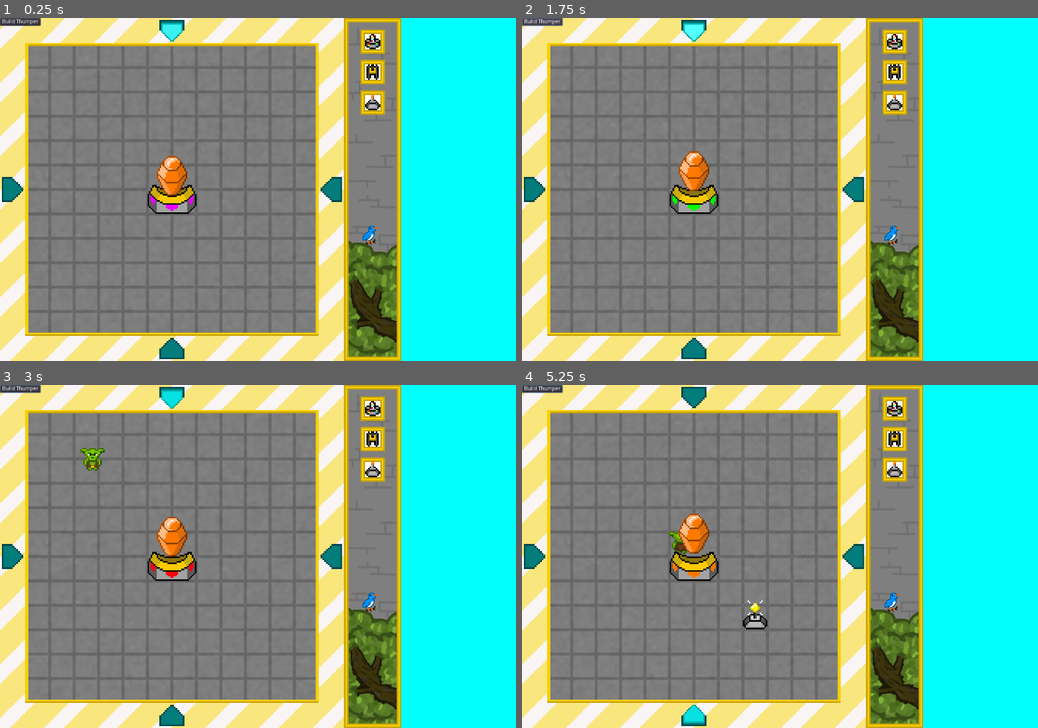
Above: before the commit, frames 1-4 (two rows, left to right).
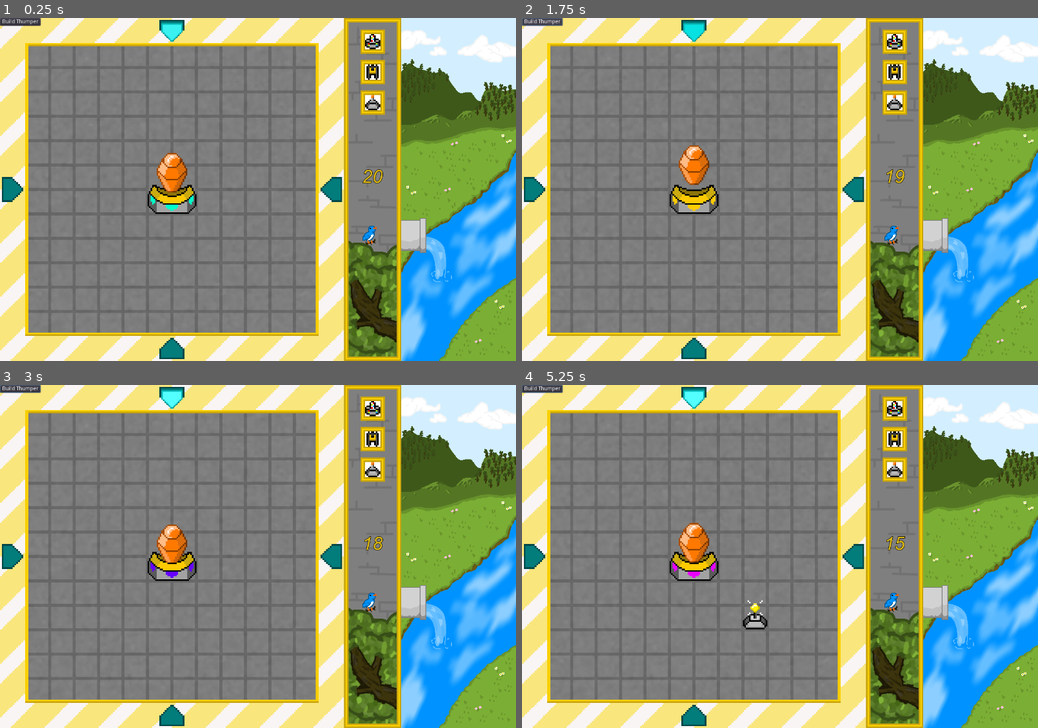
Above: after the commit, the same moments.

Repository: Evellior/GGJ22
Game: Godot game, scene res://Main.tscn
Same seed, same stepped clock (60 frames per second), same inputs: the game is played once before the commit and once after it.
Inputs (mouse positions are in pixels of both pictures, inside the frame that each line leads up to):
- Up to frame 1 (0.25 s): no input
- Up to frame 2 (1.75 s): click "Build Thumper" at 0.5 s; click "Build Thumper" at 1.25 s
- Up to frame 3 (3 s): click "Build Thumper" at 2 s; move the mouse to (371, 409) at 2.77 s; click (371, 409) at 2.92 s
- Up to frame 4 (5.25 s): move the mouse to (893, 439) at 3.52 s; click (893, 439) at 3.67 s; move the mouse to (893, 470) at 4.27 s; click (893, 470) at 4.42 s; move the mouse to (754, 625) at 5.02 s; click (754, 625) at 5.17 s

The runs differ from the first frame. In frame 1, 23% of the frame differs, in the area x 29-100%, y 0-100%; in frame 2, 23%; in frame 3, 23%; in frame 4, 23%, in the area x 28-100%, y 0-100%.

Commit message:
Menu Fixes and Polish

Diff:
--- a/Arrow.tscn
+++ b/Arrow.tscn
@@ -30,9 +30,8 @@
 "speed": 5.0
 } ]
 
-[node name="Node2D" type="Node2D"]
+[node name="Node2D2" type="Node2D"]
 
 [node name="AnimatedSprite" type="AnimatedSprite" parent="."]
 frames = SubResource( 5 )
-frame = 2
 playing = true
--- /dev/null
+++ b/Building.tscn
@@ -0,0 +1,55 @@
+[gd_scene load_steps=10 format=2]
+
+[ext_resource path="res://Art/tower_thumperx64.png" type="Texture" id=1]
+
+[sub_resource type="RectangleShape2D" id=1]
+
+[sub_resource type="AtlasTexture" id=2]
+flags = 4
+atlas = ExtResource( 1 )
+region = Rect2( 0, 0, 64, 96 )
+
+[sub_resource type="AtlasTexture" id=3]
+flags = 4
+atlas = ExtResource( 1 )
+region = Rect2( 64, 0, 64, 96 )
+
+[sub_resource type="AtlasTexture" id=4]
+flags = 4
+atlas = ExtResource( 1 )
+region = Rect2( 128, 0, 64, 96 )
+
+[sub_resource type="AtlasTexture" id=5]
+flags = 4
+atlas = ExtResource( 1 )
+region = Rect2( 192, 0, 64, 96 )
+
+[sub_resource type="AtlasTexture" id=6]
+flags = 4
+atlas = ExtResource( 1 )
+region = Rect2( 256, 0, 64, 96 )
+
+[sub_resource type="AtlasTexture" id=7]
+flags = 4
+atlas = ExtResource( 1 )
+region = Rect2( 320, 0, 64, 96 )
+
+[sub_resource type="SpriteFrames" id=8]
+animations = [ {
+"frames": [ SubResource( 2 ), SubResource( 3 ), SubResource( 4 ), SubResource( 5 ), SubResource( 6 ), SubResource( 7 ) ],
+"loop": true,
+"name": "default",
+"speed": 5.0
+} ]
+
+[node name="Node2D" type="Node2D"]
+
+[node name="Area2D" type="Area2D" parent="."]
+
+[node name="CollisionShape2D" type="CollisionShape2D" parent="Area2D"]
+shape = SubResource( 1 )
+
+[node name="AnimatedSprite" type="AnimatedSprite" parent="."]
+frames = SubResource( 8 )
+frame = 4
+playing = true
--- a/Buildings/Core.tscn
+++ b/Buildings/Core.tscn
@@ -1,8 +1,6 @@
 [gd_scene load_steps=15 format=2]
 
 [ext_resource path="res://Art/tower_corex64.png" type="Texture" id=1]
-[ext_resource path="res://Buildings/Building.tscn" type="PackedScene" id=2]
-
 
 [sub_resource type="AtlasTexture" id=1]
 flags = 4
@@ -67,11 +65,15 @@
 "speed": 5.0
 } ]
 
-[node name="Node2D" type="Node2D"]
+[sub_resource type="CircleShape2D" id=13]
+radius = 64.0
+
+[node name="Area2D" type="Area2D"]
 
 [node name="AnimatedSprite" type="AnimatedSprite" parent="."]
 frames = SubResource( 12 )
-frame = 3
 playing = true
 
-[node name="Node2D" parent="." instance=ExtResource( 2 )]
+[node name="CollisionShape2D" type="CollisionShape2D" parent="."]
+position = Vector2( 0, 32 )
+shape = SubResource( 13 )
--- a/GameStats.gd
+++ b/GameStats.gd
@@ -1,18 +1,19 @@
 extends Node
 
 #varibles for changing the wave strength
-var KilledGoblinsScale = 1.0
-var PollutionScale = 0.2
-var SurvivedScale = 0.01
+var KilledGoblinsScale = 0.3
+var PollutionScale = 0.4
+var SurvivedScale = 0.2
 
 var TotalGoblinsKilled = 0
 var PollutionLevel = 1
+var PollutionMax = 100
 var WavesSurvived = 0
 
 var PollutionPerWave = 0
 var PollutionRegenBank = 100
-var PollutionRegenRecovery = 25
-var MaxRegen = 0.9
+var PollutionRegenRecovery = 10
+var MaxRegen = 0.05
 
 var GoblinsThisWave = 0
 var GoblinsKilled = 0
@@ -40,7 +41,9 @@
 	GoblinsThisWave += (PollutionLevel * PollutionScale)
 	GoblinsThisWave += (WavesSurvived * SurvivedScale)
 
-	return GoblinsThisWave
+	print(ceil(GoblinsThisWave))
+
+	return ceil(GoblinsThisWave)
 
 func EndWave():
 	InWave = false
@@ -48,9 +51,12 @@
 	GoblinsKilled = 0
 	PollutionLevel += PollutionPerWave
 
+	if(PollutionLevel > PollutionMax):
+		PollutionLevel = PollutionMax
+
 	var Max = PollutionRegenBank * MaxRegen
 
-	if (Max < (100 - PollutionLevel)):
+	if (Max > PollutionLevel):
 		PollutionRegenBank = PollutionRegenBank - PollutionLevel
 		PollutionLevel = 0
 	else:
@@ -58,6 +64,9 @@
 		PollutionLevel -= Max
 
 	PollutionRegenBank += PollutionRegenRecovery
+
+	if(PollutionLevel < 0):
+		PollutionLevel = 0
 
 	if (PollutionRegenBank > 100):
 		PollutionRegenBank = 100
--- /dev/null
+++ b/Goblin.tscn
@@ -0,0 +1,17 @@
+[gd_scene load_steps=3 format=2]
+
+[ext_resource path="res://Goblin Animations.tres" type="SpriteFrames" id=1]
+
+[sub_resource type="CircleShape2D" id=1]
+radius = 25.0
+
+[node name="Area2D" type="Area2D"]
+
+[node name="GoblinSprite" type="AnimatedSprite" parent="."]
+frames = ExtResource( 1 )
+animation = "Left"
+frame = 1
+playing = true
+
+[node name="CollisionShape2D" type="CollisionShape2D" parent="."]
+shape = SubResource( 1 )
--- a/Main.gd
+++ b/Main.gd
@@ -16,6 +16,7 @@
 var nextBuild = ""
 var Goblins = Array()
 var tempdelta = 0.0
+var BuildPhase = true
 # Declare member variables here. Examples:
 # var a = 2
 # var b = "text"
@@ -27,7 +28,7 @@
 	add_child(thumperButton)
 	placeCore()
 
-	GameStats.AddPollution(3)
+	GameStats.AddPollution(6)
 
 	var Time = OS.get_time()
 
@@ -41,21 +42,30 @@
 		if (get_node("Spawn").is_stopped()):
 			get_node("Spawn").start()
 			_on_SwapDirection_timeout()
+		else:
+			var TheLabel = get_node("Menu/Label")
+			TheLabel.text = String(int(get_node("Spawn").time_left))
 	else:
 		tempdelta += delta
-		if (tempdelta > 2.0):
-			GameStats.GoblinKilled()
+		if (tempdelta > 5.0):
+			var damage = 0
+			for goblin in Goblins:
+				damage = (randi() % 9) + 1
+				if( is_instance_valid(goblin)):
+					goblin.DealDammage(10)
+					if(!goblin.IsAlive()):
+						GameStats.GoblinKilled()
 			tempdelta = 0
 
 	var GoblinsToRemove = Array()
 
 	for i in Goblins.size():
-		print(i)
 		#if (Gobo.RecheckDirection()):
-		if (Goblins[i].IsAlive()):
-			Goblins[i].CheckDirection(closestBuilding(Goblins[i].position))
-		else:
-			GoblinsToRemove.push_back(i)
+		if (is_instance_valid(Goblins[i])):
+			if (Goblins[i].IsAlive()):
+				Goblins[i].CheckDirection(closestBuilding(Goblins[i].position))
+			else:
+				GoblinsToRemove.push_back(i)
 
 	var RemoveIndex = 0
 
@@ -63,7 +73,8 @@
 		RemoveIndex = GoblinsToRemove[i]
 
 		Goblins[RemoveIndex].queue_free()
-		Goblins.pop_at(RemoveIndex)
+
+	GoblinsToRemove.clear()
 
 func _input(event):
 	# print(event.as_text())
@@ -83,6 +94,8 @@
 	var SpawnPoint = ""
 	var GoblinSprite = ""
 
+	BuildPhase = false
+
 	var WaveTimer = get_node("Spawn")
 	WaveTimer.stop()
 
@@ -123,7 +136,11 @@
 	var RightArrow = get_node("RightArrow")
 	var UpArrow = get_node("UpArrow")
 
+	Goblins.clear()
+
 	Direction = randi() % 4
+
+	BuildPhase = true
 
 	DownArrow.visible = false
 	RightArrow.visible = false
@@ -208,7 +225,7 @@
 	location = getGridRoundedLocation(location)
 
 	#check is inside build area and other build allowed checks
-	if (location.x > 64 && location.x < 13*64 && location.y > 64 && location.y < 13*64 && !isBuildingHere(location)):
+	if (location.x > 64 && location.x < 13*64 && location.y > 64 && location.y < 13*64 && !isBuildingHere(location) && BuildPhase):
 		#offset for individual sprite
 		location.x += 2
 		location.y -= 15
@@ -225,7 +242,7 @@
 	location = getGridRoundedLocation(location)
 
 	#check is inside build area and other build allowed checks
-	if (location.x > 64 && location.x < 13*64 && location.y > 64 && location.y < 13*64 && !isBuildingHere(location)):
+	if (location.x > 64 && location.x < 13*64 && location.y > 64 && location.y < 13*64 && !isBuildingHere(location) && BuildPhase):
 		#offset for individual sprite
 		location.x += 2
 		location.y -= 15
@@ -242,7 +259,7 @@
 	location = getGridRoundedLocation(location)
 
 	#check is inside build area and other build allowed checks
-	if (location.x > 64 && location.x < 13*64 && location.y > 64 && location.y < 13*64 && !isBuildingHere(location)):
+	if (location.x > 64 && location.x < 13*64 && location.y > 64 && location.y < 13*64 && !isBuildingHere(location) && BuildPhase):
 		#offset for individual sprite
 		location.x += 2
 		location.y -= 15
--- a/Main.tscn
+++ b/Main.tscn
@@ -30,6 +30,15 @@
 "points": PoolVector2Array( 0, 0, 0, 0, 897, 4, 0, 0, 0, 0, 897, 902 )
 }
 
+[sub_resource type="DynamicFontData" id=5]
+font_path = "res://Art/ARIALI 1.TTF"
+
+[sub_resource type="DynamicFont" id=6]
+size = 48
+outline_size = 1
+outline_color = Color( 0, 0, 0, 1 )
+font_data = SubResource( 5 )
+
 [node name="Node2D" type="Node2D"]
 script = ExtResource( 3 )
 Goblin_scene = ExtResource( 2 )
@@ -47,7 +56,7 @@
 }
 
 [node name="Spawn" type="Timer" parent="."]
-wait_time = 2.0
+wait_time = 21.0
 autostart = true
 
 [node name="DownArrow" parent="." instance=ExtResource( 4 )]
@@ -100,4 +109,18 @@
 position = Vector2( 900, 0 )
 z_index = 4096
 
+[node name="Label" type="Label" parent="Menu"]
+margin_left = 14.0
+margin_top = 389.0
+margin_right = 135.0
+margin_bottom = 502.0
+custom_colors/font_color = Color( 0.870588, 0.733333, 0.0901961, 1 )
+custom_fonts/font = SubResource( 6 )
+text = "1
+"
+align = 1
+__meta__ = {
+"_edit_use_anchors_": false
+}
+
 [connection signal="timeout" from="Spawn" to="." method="_on_Spawn_timeout"]
--- a/Menu/Menu.gd
+++ b/Menu/Menu.gd
@@ -9,5 +9,31 @@
 	pass # Replace with function body.
 
 # Called every frame. 'delta' is the elapsed time since the previous frame.
-#func _process(delta):
-#	pass
+func _process(delta):
+	var PollutionPercent = (GameStats.PollutionLevel / GameStats.PollutionMax) * 100
+	var ReductionAmount = 1.0
+	#if(PollutionPercent > 30):
+	ReductionAmount = 1.0 - (PollutionPercent / 30)
+	if(ReductionAmount < 0.0):
+		ReductionAmount = 0.0
+	if(ReductionAmount > 1.0):
+		ReductionAmount = 1.0
+	$Perfect.modulate.a = ReductionAmount
+	$AllGood.modulate.a = ReductionAmount
+	#if(PollutionPercent > 60):
+	ReductionAmount = 1.0 - ((PollutionPercent - 30) / 30)
+	if(ReductionAmount < 0.0):
+		ReductionAmount = 0.0
+	if(ReductionAmount > 1.0):
+		ReductionAmount = 1.0
+	$Alright.modulate.a = ReductionAmount
+	$Caution.modulate.a = ReductionAmount
+	#if(PollutionPercent > 90):
+	ReductionAmount = 1.0 - ((PollutionPercent - 60) / 30)
+	if(ReductionAmount < 0.0):
+		ReductionAmount = 0.0
+	if(ReductionAmount > 1.0):
+		ReductionAmount = 1.0
+	$Bad.modulate.a = ReductionAmount
+	$Warning.modulate.a = ReductionAmount
+	pass
--- a/Menu/Menu.tscn
+++ b/Menu/Menu.tscn
@@ -11,6 +11,10 @@
 [ext_resource path="res://Menu/SolarRailButton.gd" type="Script" id=9]
 [ext_resource path="res://Menu/SupplyBeaconButton.gd" type="Script" id=10]
 [ext_resource path="res://Art/Menu/icon_shop_supplybeacon.png" type="Texture" id=11]
+[ext_resource path="res://Art/NatureArea/nature_0.png" type="Texture" id=12]
+[ext_resource path="res://Art/NatureArea/nature_1.png" type="Texture" id=13]
+[ext_resource path="res://Art/NatureArea/nature_3.png" type="Texture" id=14]
+[ext_resource path="res://Art/NatureArea/nature_2.png" type="Texture" id=15]
 
 [node name="Node2D" type="Node2D"]
 script = ExtResource( 6 )
@@ -59,3 +63,19 @@
 mouse_default_cursor_shape = 2
 texture = ExtResource( 11 )
 script = ExtResource( 10 )
+
+[node name="GameOver" type="Sprite" parent="."]
+position = Vector2( 300, 450 )
+texture = ExtResource( 14 )
+
+[node name="Warning" type="Sprite" parent="."]
+position = Vector2( 300, 450 )
+texture = ExtResource( 15 )
+
+[node name="Caution" type="Sprite" parent="."]
+position = Vector2( 300, 450 )
+texture = ExtResource( 13 )
+
+[node name="AllGood" type="Sprite" parent="."]
+position = Vector2( 300, 450 )
+texture = ExtResource( 12 )
Binary file added: Art/ARIALI 1.TTF
Not shown: 1 places in Main.tscn that only renumber resources
Not shown: 1 places in Menu/Menu.tscn that only renumber resources
